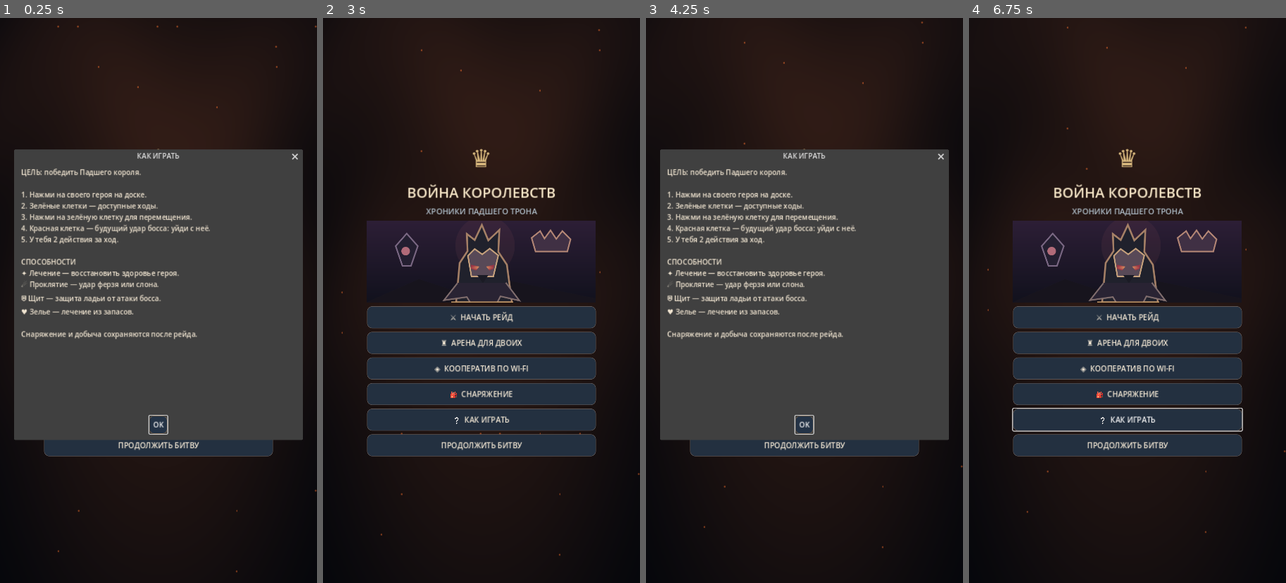
Above: before the commit, frames 1-4 (left to right).
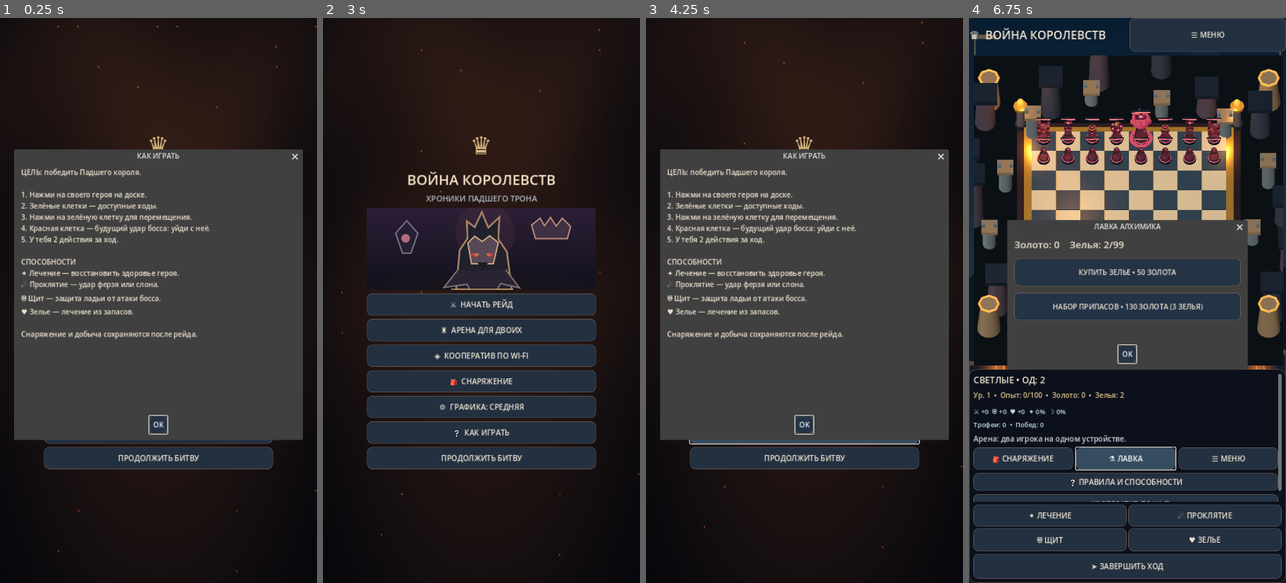
Above: after the commit, the same moments.

Repository: sitepushlic/kingdom-chess
Game: Godot game, scene res://scenes/main.tscn
The game is run twice, just before and just after one commit, with the same random seed, the same clock (stepped at 60 frames per second) and the same inputs.
Inputs (mouse positions are in pixels of both pictures, inside the frame that each line leads up to):
- Up to frame 1 (0.25 s): no input
- Up to frame 2 (3 s): click (481, 407) at 0.5 s, where only the run after the commit has a clickable "⚙ ГРАФИКА: СРЕДНЯЯ"; click "⚔ НАЧАТЬ РЕЙД" at 1.25 s; click "⚔ НАЧАТЬ РЕЙД" at 2 s; click "❔ КАК ИГРАТЬ" at 2.75 s
- Up to frame 3 (4.25 s): click "❔ КАК ИГРАТЬ" at 3.5 s
- Up to frame 4 (6.75 s): click "OK" at 4.25 s; click "☰ МЕНЮ" at 5 s; click "🎒 СНАРЯЖЕНИЕ" at 5.75 s; click "⚗ ЛАВКА" at 6.5 s

The runs differ from the first frame. In frame 1, 2.5% of the frame differs, in the area x 13-87%, y 20-80%; in frame 2, 15%; in frame 3, 2.8%; in frame 4, 77%, in the area x 0-100%, y 0-100%.

Commit message:
ui: add persistent player graphics quality selector in main menu

Diff:
--- a/scripts/main.gd
+++ b/scripts/main.gd
@@ -110,6 +110,9 @@
 var battlefield_3d: Node3D
 var battlefield_viewport: SubViewport
 var battlefield_container: SubViewportContainer
+const GRAPHICS_SETTINGS_PATH := "user://graphics.cfg"
+var graphics_quality := 1
+var graphics_button: Button
 
 func _ready() -> void:
 	hp_bar_friendly_style = StyleBoxFlat.new()
@@ -119,6 +122,7 @@
 	hp_bar_enemy_style.bg_color = Color("#d8838d")
 	hp_bar_enemy_style.set_corner_radius_all(3)
 	_load_profile()
+	_load_graphics_quality()
 	_apply_global_theme()
 	var bg := TextureRect.new()
 	bg.texture = preload("res://assets/backgrounds/ruined_kingdom.svg")
@@ -174,6 +178,7 @@
 	battlefield_container.add_child(battlefield_viewport)
 	battlefield_3d = Battlefield3D.new()
 	battlefield_viewport.add_child(battlefield_3d)
+	battlefield_3d.set_visual_quality(graphics_quality)
 	battlefield_container.gui_input.connect(_on_3d_board_input)
 	var grid := GridContainer.new()
 	grid.columns = 8
@@ -561,9 +566,31 @@
 	_make_action_button("♜  АРЕНА ДЛЯ ДВОИХ", _menu_start_arena, column)
 	_make_action_button("◈  КООПЕРАТИВ ПО WI-FI", _menu_start_coop, column)
 	_make_action_button("🎒  СНАРЯЖЕНИЕ", _open_inventory, column)
+	graphics_button = _make_action_button("", _cycle_graphics_quality, column)
+	_update_graphics_label()
 	_make_action_button("❔  КАК ИГРАТЬ", _show_tutorial, column)
 	_make_action_button("ПРОДОЛЖИТЬ БИТВУ", _menu_continue, column)
 	main_menu.visible = true
+
+func _load_graphics_quality() -> void:
+	var config := ConfigFile.new()
+	if config.load(GRAPHICS_SETTINGS_PATH) == OK:
+		var saved: Variant = config.get_value("graphics", "quality", 1)
+		if typeof(saved) == TYPE_INT:
+			graphics_quality = clampi(saved, 0, 2)
+
+func _update_graphics_label() -> void:
+	if graphics_button != null:
+		graphics_button.text = "⚙  ГРАФИКА: " + ["НИЗКАЯ", "СРЕДНЯЯ", "ВЫСОКАЯ"][graphics_quality]
+
+func _cycle_graphics_quality() -> void:
+	graphics_quality = (graphics_quality + 1) % 3
+	if battlefield_3d != null:
+		battlefield_3d.set_visual_quality(graphics_quality)
+	var config := ConfigFile.new()
+	config.set_value("graphics", "quality", graphics_quality)
+	config.save(GRAPHICS_SETTINGS_PATH)
+	_update_graphics_label()
 
 func _show_main_menu() -> void:
 	if not lan_connected:
